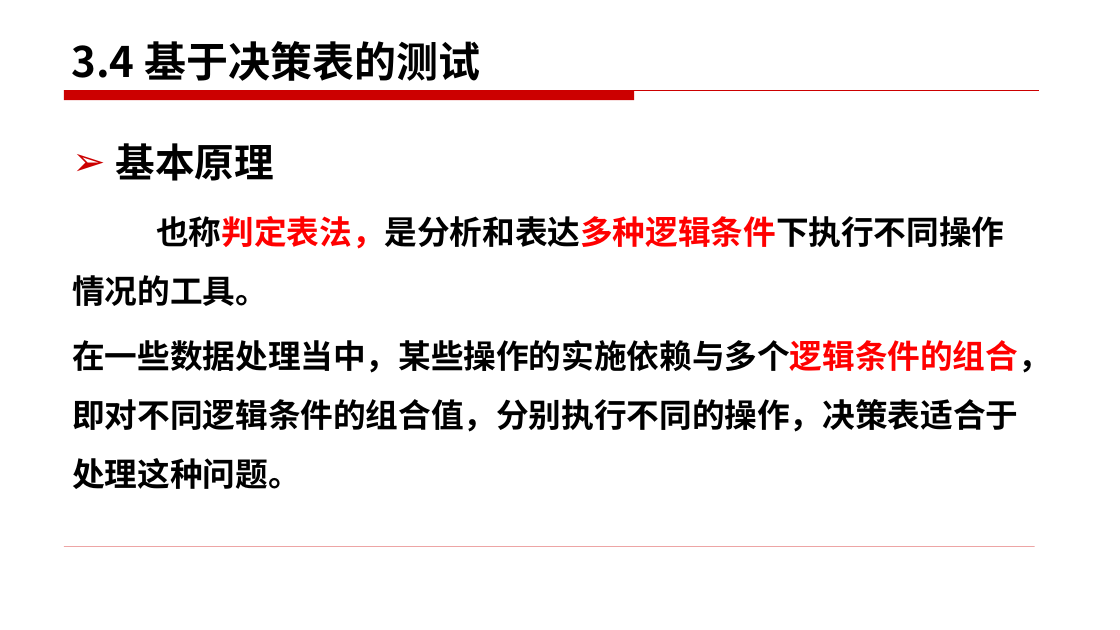
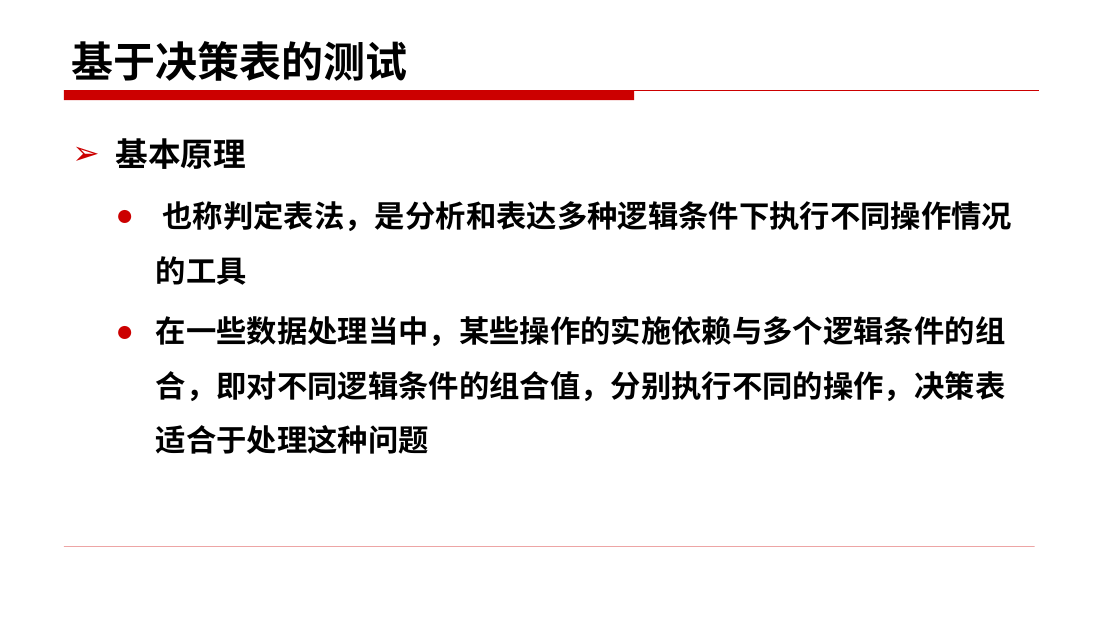
Before and after one commit to edu2act/course-foundation-software-tesing, a slide deck: slide 4 of materials/slides/3.4 .pptx. Drawn at 1120x630 pixels with LibreOffice and Linux fonts; fonts in the diff are those of the drawing. Boxes give left, top, right and bottom in pixels: in the first picture for what was removed or moved away, otherwise in the second. Text is boxed around its words. In the diff, an @@ line names an element or a change of style, - is before the commit and + after.

```diff
--- a/materials/slides/3.4 .pptx
+++ b/materials/slides/3.4 .pptx
@@ title at (x1=71, y1=41, x2=407, y2=81): text changed @@
-3.4 基于决策表的测试
+基于决策表的测试
@@ text at (x1=115, y1=138, x2=246, y2=169): size 34 to 28 pt in "基本原理"; less space between paragraphs @@
@@ text at (x1=156, y1=201, x2=1013, y2=454): text changed; size 28 to 26 pt @@
-也称判定表法，是分析和表达多种逻辑条件下执行不同操作情况的工具。
-在一些数据处理当中，某些操作的实施依赖与多个逻辑条件的组合，即对不同逻辑条件的组合值，分别执行不同的操作，决策表适合于处理这种问题。
+  ● 也称判定表法，是分析和表达多种逻辑条件下执行不同操作情况的工具
+  ● 在一些数据处理当中，某些操作的实施依赖与多个逻辑条件的组合，即对不同逻辑条件的组合值，分别执行不同的操作，决策表适合于处理这种问题
```
Also in this commit, not shown: 13 other slides changed, 13 other files.
